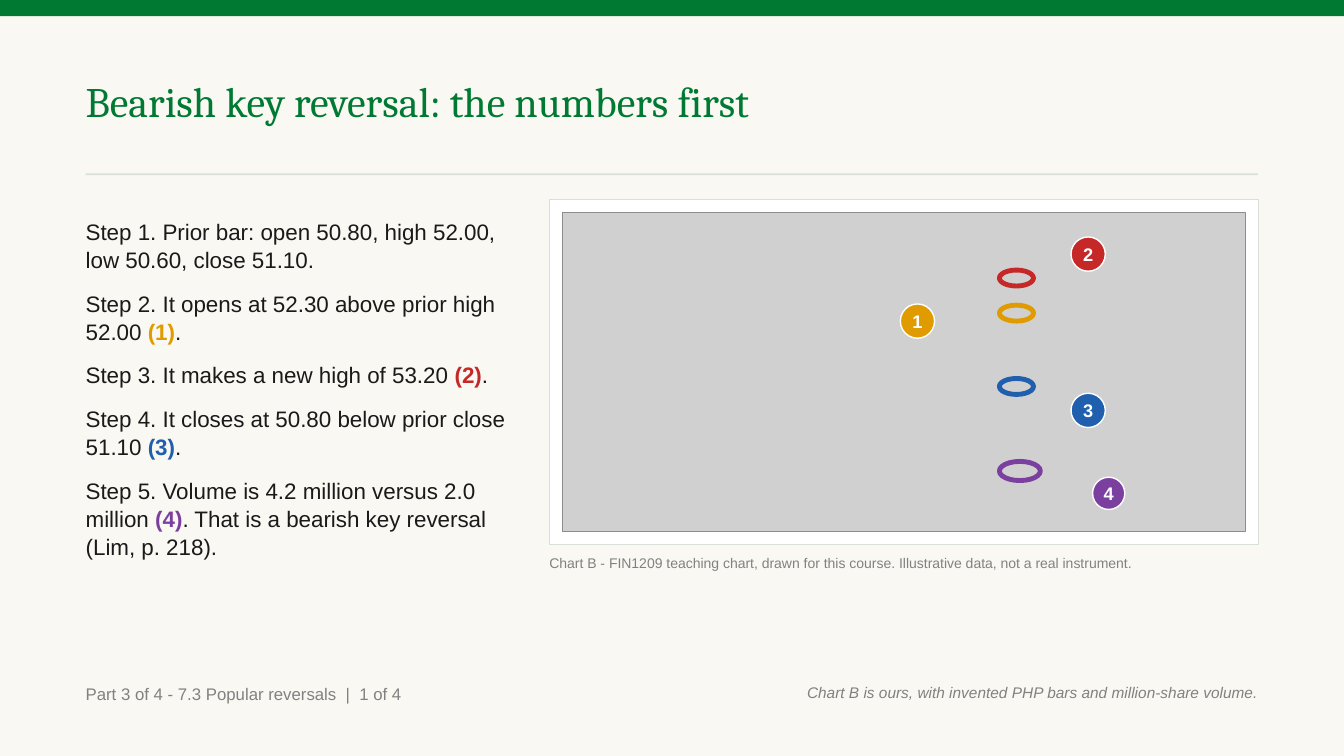
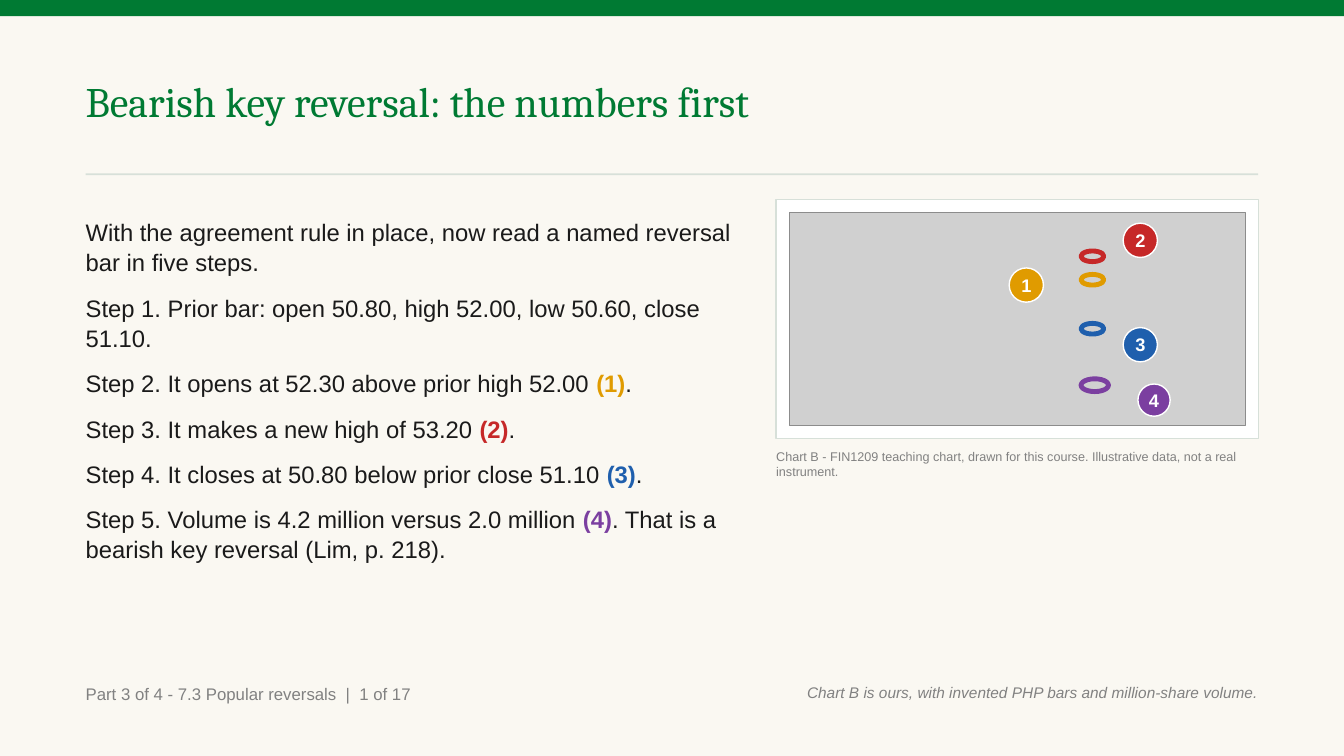
Before and after one commit to benjiesotelo-sudo/Telos_FIN1209, a slide deck: slide 20 of chapter-07/FIN1209-Chapter-07.pptx. Drawn at 1344x756 pixels with LibreOffice and Linux fonts; fonts in the diff are those of the drawing; grey boxes stand for pictures. Boxes give left, top, right and bottom in pixels: in the first picture for what was removed or moved away, otherwise in the second. Text is boxed around its words. In the diff, an @@ line names an element or a change of style, - is before the commit and + after.

Commit message:
Rebuild Chapter 7 deck after Part 4 merge

```diff
--- a/chapter-07/FIN1209-Chapter-07.pptx
+++ b/chapter-07/FIN1209-Chapter-07.pptx
@@ rectangle: place and size @@
-rectangle at [549, 200, 1258, 544]
+rectangle at [776, 200, 1258, 439]
@@ text at [86, 223, 731, 276]: paragraph added @@
+With the agreement rule in place, now read a named reversal bar in five steps.
@@ picture: place and size @@
-picture at [563, 213, 1245, 531]
+picture at [789, 213, 1245, 425]
@@ ellipse "2": place and size @@
-ellipse "2" at [1072, 237, 1106, 271]
+ellipse "2" at [1123, 223, 1157, 257]
@@ ellipse "1": place and size @@
-ellipse "1" at [900, 304, 935, 339]
+ellipse "1" at [1009, 268, 1044, 302]
@@ ellipse: place and size @@
-ellipse at [999, 270, 1033, 286]
+ellipse at [1081, 251, 1104, 262]
@@ text at [86, 299, 716, 563]: size 16 to 17 pt in "Step 1. Prior bar: open 50.80, high ...", "Step 2. It opens at 52.30 above ...", "Step 3. It makes a new high ...", "Step 4. It closes at 50.80 below ..." and 1 more places @@
@@ ellipse: place and size @@
-ellipse at [999, 306, 1033, 322]
+ellipse at [1081, 274, 1104, 285]
@@ ellipse: place and size @@
-ellipse at [999, 379, 1033, 395]
+ellipse at [1081, 324, 1104, 335]
@@ ellipse "3": place and size @@
-ellipse "3" at [1072, 393, 1106, 427]
+ellipse "3" at [1123, 328, 1157, 362]
@@ ellipse: place and size @@
-ellipse at [999, 462, 1041, 481]
+ellipse at [1081, 379, 1108, 392]
@@ ellipse "4": place and size @@
-ellipse "4" at [1093, 477, 1125, 509]
+ellipse "4" at [1138, 384, 1171, 416]
@@ text "Chart B - FIN1209 teaching ...": place and size @@
-text "Chart B - FIN1209 teaching ..." at [549, 558, 1132, 571]
+text "Chart B - FIN1209 teaching ..." at [776, 452, 1236, 476]
@@ text "Chart B - FIN1209 teaching ..." at [776, 452, 1236, 476]: size 10 to 9 pt @@
@@ text at [86, 688, 411, 704]: text changed @@
-Part 3 of 4 - 7.3 Popular reversals | 1 of 4
+Part 3 of 4 - 7.3 Popular reversals | 1 of 17
```
Also in this commit, not shown: 12 other slides changed, 17 slides added.
